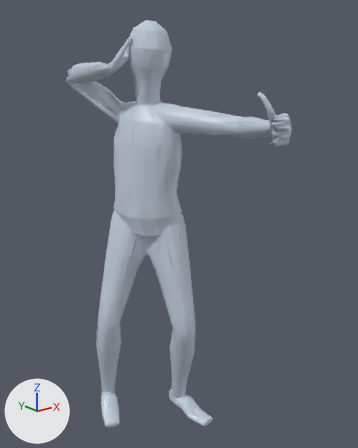
One commit to the glTF model app/assets/anims/Base/bow_quick_shot.glb: the scene before it, then after it.
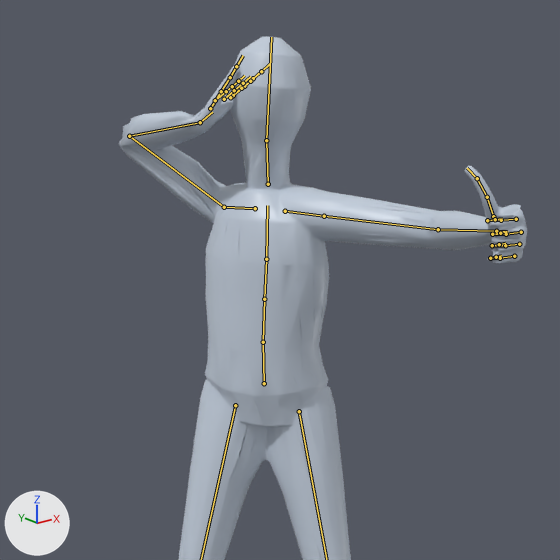
Old and new are each drawn whole from a 50 mm lens placed at (-1.173, -1.706, 1.587), pointed at (0.01, -0.228, 0.996) and again close up on the part from 0% to 87% of the width and 0% to 69% of the height. Arrows for +X, +Y and +Z are at lower left; the lights stay in place. The last two pictures show the newer version. Both versions are drawn at frame 10 of the action 'Animation'; the numbers are the values there. The bones that change, and the others that lie on the model, are drawn over the model as lines in the close-ups.

The first close-up shows 'Body_human_male'.
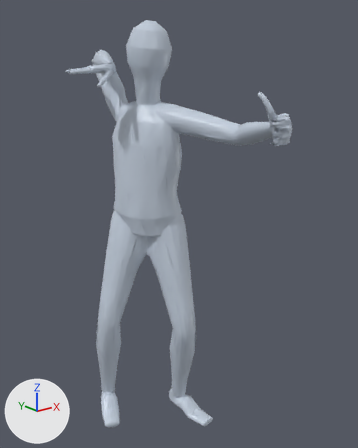
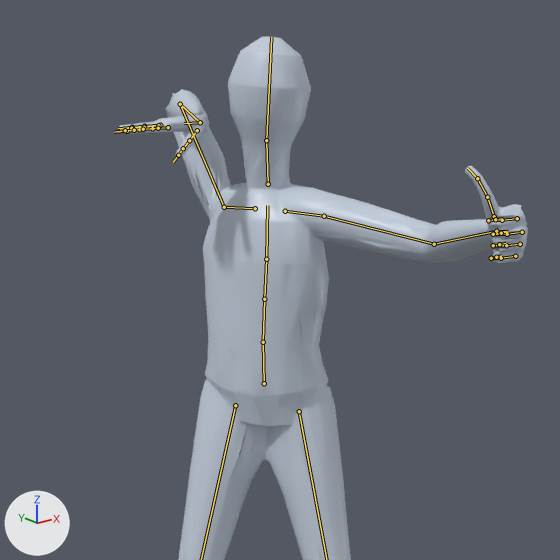
Pixel boxes [x1, y1, x2, y2] of what changed, in the close-ups (560 x 560 px):
'Body_human_male', posed: before [119, 36, 527, 560]; after [119, 36, 528, 560]
bone 'mixamorig:LeftArm', root to tip: before (324, 216) to (438, 229); after (324, 216) to (434, 244)
bone 'mixamorig:RightArm', root to tip: before (224, 207) to (129, 136); after (224, 207) to (180, 104)
bone 'mixamorig:RightHand', root to tip: before (200, 122) to (212, 112); after (200, 122) to (184, 123)

The change in detail:
Bone 'mixamorig:LeftArm' (bone_mixamorig_leftarm) turns from (-3, -15, 6) to (-9, -30, 7) degrees about its own x, y and z.
Bone 'mixamorig:LeftHand' (bone_mixamorig_lefthand) turns from (-2, -78, 2) to (-13, -62, 13) degrees about its own x, y and z.
Bone 'mixamorig:RightArm' (bone_mixamorig_rightarm) turns from (48, 35, 60) to (71, 28, 44) degrees about its own x, y and z.
Bone 'mixamorig:RightHand' (bone_mixamorig_righthand) turns from (95, -6, -91) to (-73, 24, -93) degrees about its own x, y and z.
